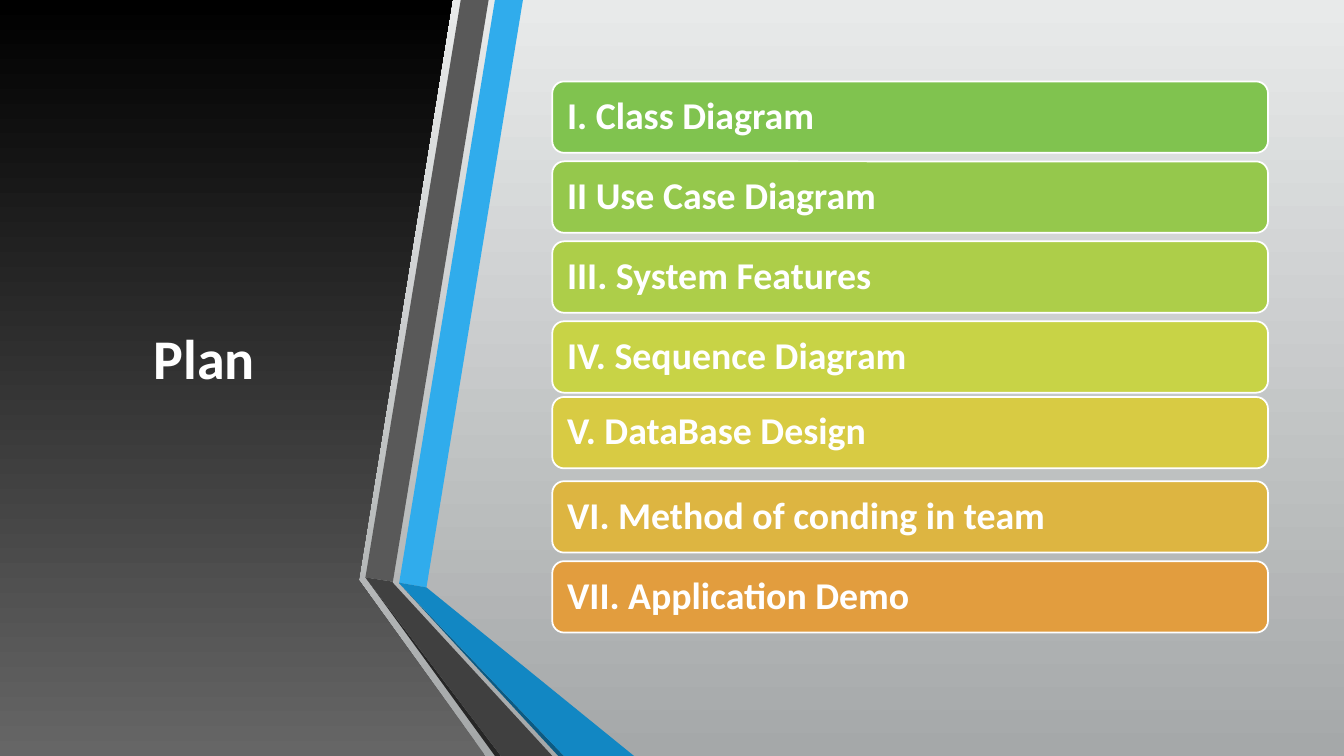
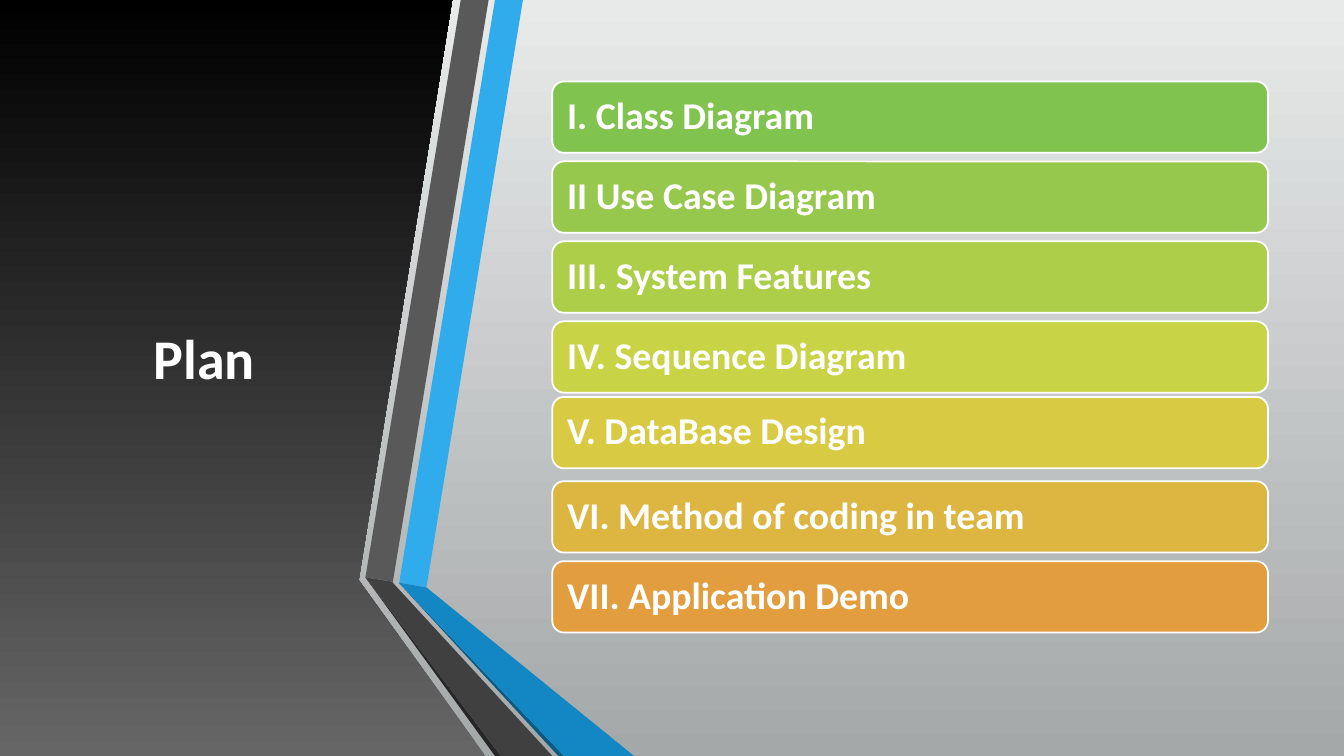
Before and after one commit to LACHHABAYOUB/MPPPROJECTAIRLINE, a slide deck: slide 3 of src/Additional/Presentation/PresentationAirlineReservationSystem.pptx (slide 2 before the commit). Drawn at 1344x756 pixels with LibreOffice and Linux fonts; fonts in the diff are those of the drawing. Boxes give left, top, right and bottom in pixels: in the first picture for what was removed or moved away, otherwise in the second. Text is boxed around its words. In the diff, an @@ line names an element or a change of style, - is before the commit and + after.

```diff
--- a/src/Additional/Presentation/PresentationAirlineReservationSystem.pptx
+++ b/src/Additional/Presentation/PresentationAirlineReservationSystem.pptx
@@ text at (567, 502, 1025, 536): text changed @@
-VI. Method of conding in team
+VI. Method of coding in team
```
Also in this commit, not shown: 1 other slide changed, 1 slide added.
